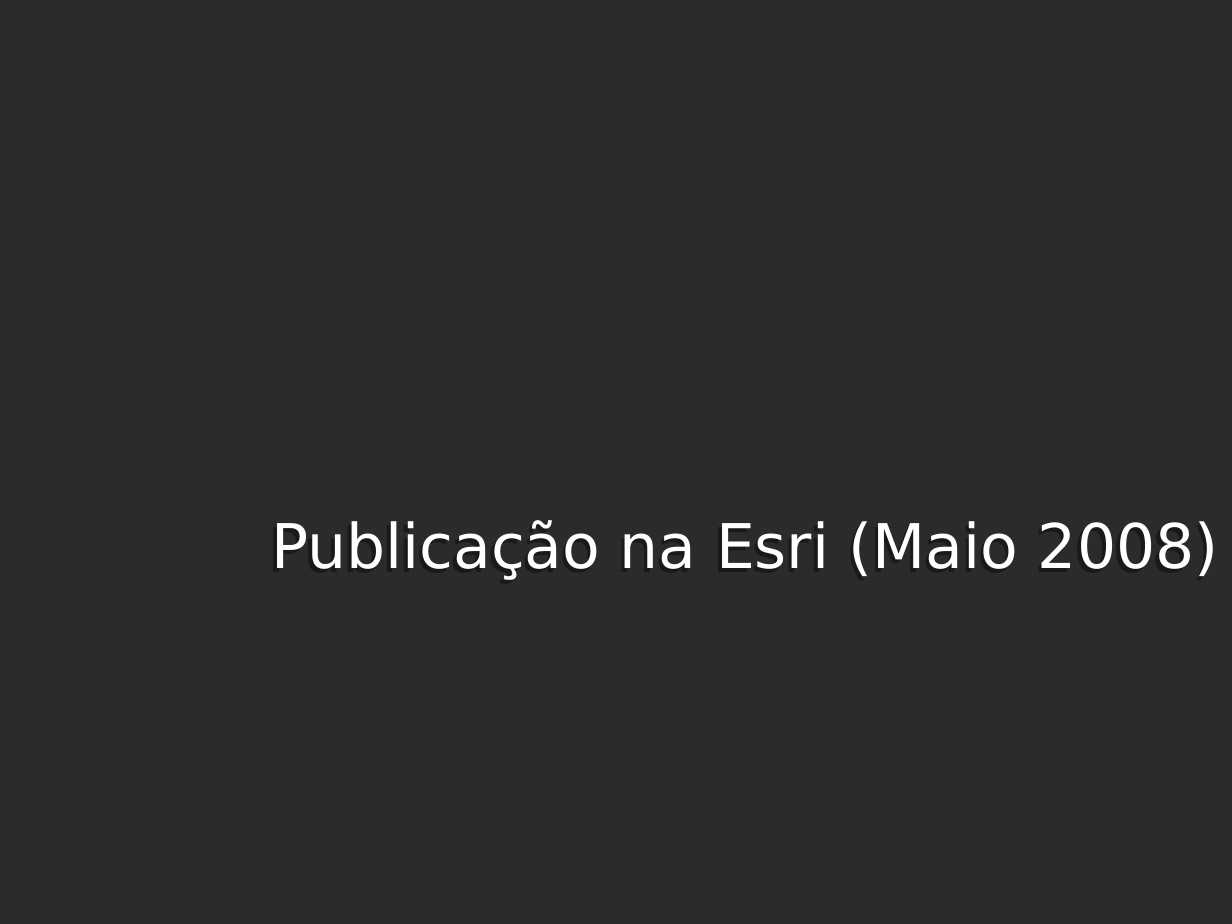
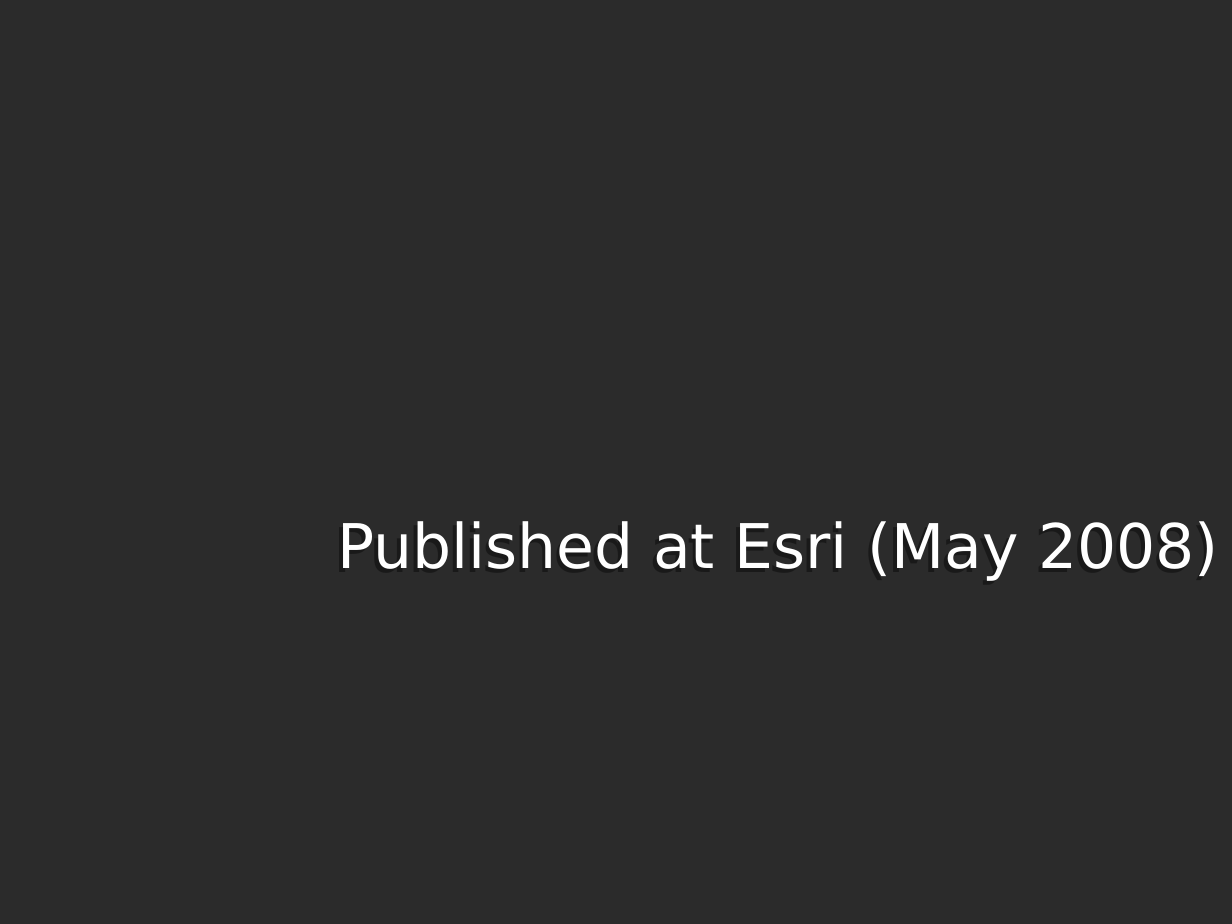
Before and after one commit to ezequias/Esri, a slide deck: slide 9 of ClassGeneratorSDE/Docs/OpenSpaceClassGenerator.ppt. Drawn at 1232x924 pixels with LibreOffice and Linux fonts; fonts in the diff are those of the drawing; background and template pictures are left out; a plain dark background stands for a picture behind light text. Boxes give left, top, right and bottom in pixels: in the first picture for what was removed or moved away, otherwise in the second. Text is boxed around its words. In the diff, an @@ line names an element or a change of style, - is before the commit and + after.

```diff
--- a/ClassGeneratorSDE/Docs/OpenSpaceClassGenerator.ppt
+++ b/ClassGeneratorSDE/Docs/OpenSpaceClassGenerator.ppt
@@ text at [334,522,1215,581]: text changed @@
-Publicação na Esri (Maio 2008)
+Published at Esri (May 2008)
```
Also in this commit, not shown: 3 other slides changed, 7 slides added, 7 slides removed.
